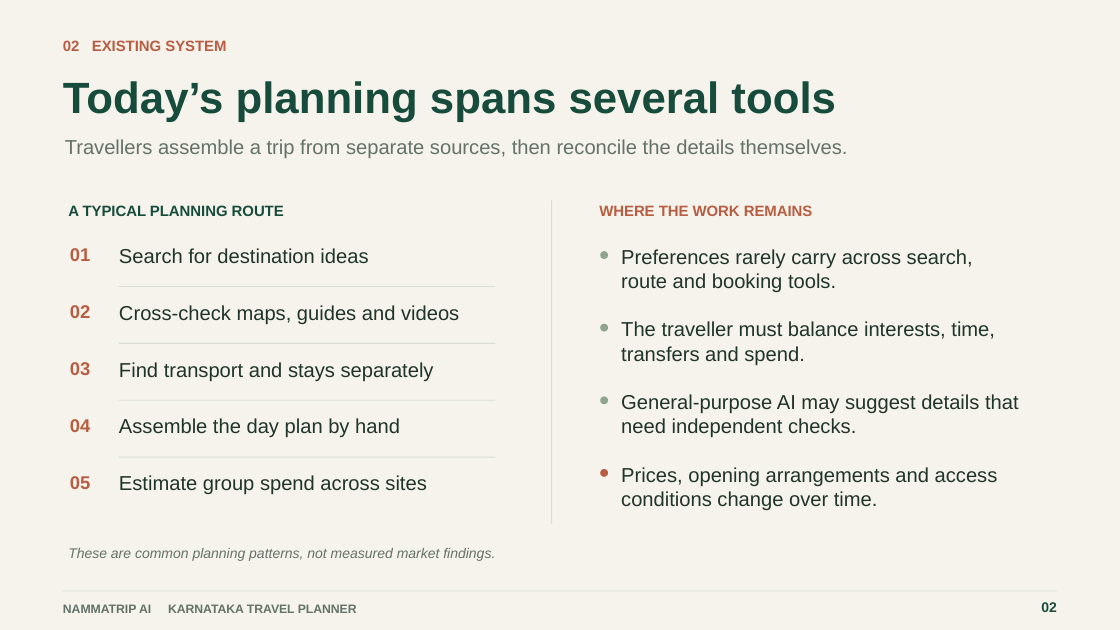
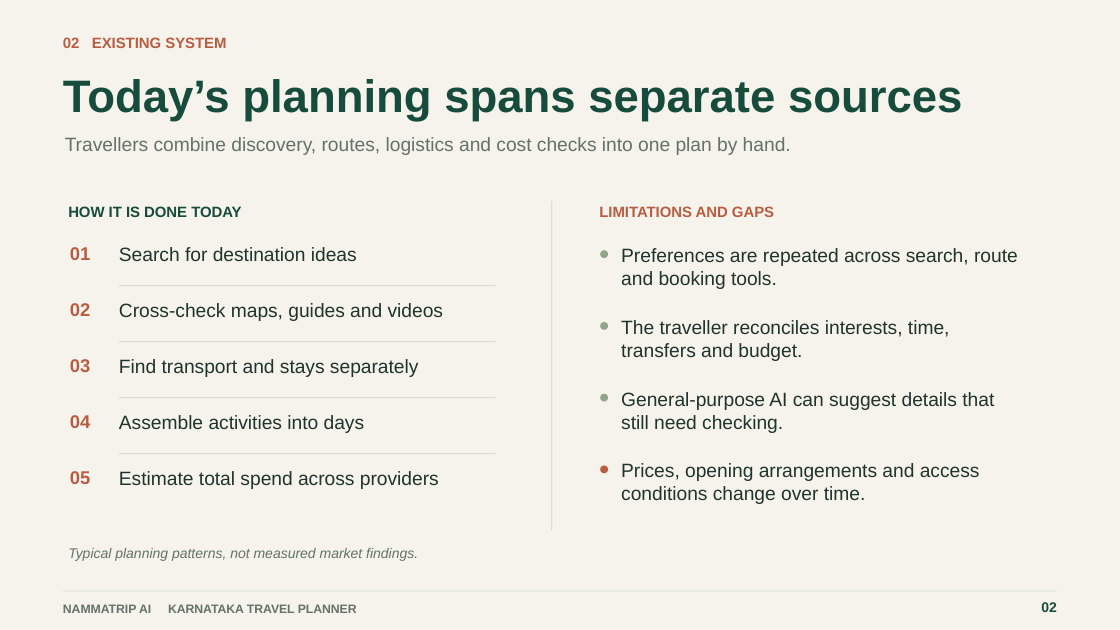
Before and after one commit to gireeshpatgar17/NammaTrip-AI, a slide deck: slide 3 of output/NammaTrip-AI-Hackathon-Presentation.pptx (slide 2 before the commit). Drawn at 1120x630 pixels with LibreOffice and Linux fonts; fonts in the diff are those of the drawing. Boxes give left, top, right and bottom in pixels: in the first picture for what was removed or moved away, otherwise in the second. Text is boxed around its words. In the diff, an @@ line names an element or a change of style, - is before the commit and + after.

Commit message:
Align presentation with organizer requirements

```diff
--- a/output/NammaTrip-AI-Hackathon-Presentation.pptx
+++ b/output/NammaTrip-AI-Hackathon-Presentation.pptx
@@ text at (x1=63, y1=79, x2=962, y2=122): text changed; size 37.5 to 39 pt @@
-Today’s planning spans several tools
+Today’s planning spans separate sources
@@ text at (x1=65, y1=137, x2=791, y2=155): text changed; size 17.2 to 16.5 pt @@
-Travellers assemble a trip from separate sources, then reconcile the details themselves.
+Travellers combine discovery, routes, logistics and cost checks into one plan by hand.
@@ text at (x1=68, y1=206, x2=241, y2=217): text changed @@
-A TYPICAL PLANNING ROUTE
+HOW IT IS DONE TODAY
@@ text at (x1=599, y1=206, x2=774, y2=217): text changed @@
-WHERE THE WORK REMAINS
+LIMITATIONS AND GAPS
@@ text at (x1=621, y1=248, x2=1018, y2=289): text changed; size 17.2 to 16.5 pt @@
-Preferences rarely carry across search, route and booking tools.
+Preferences are repeated across search, route and booking tools.
@@ text at (x1=621, y1=320, x2=950, y2=361): text changed; size 17.2 to 16.5 pt @@
-The traveller must balance interests, time, transfers and spend.
+The traveller reconciles interests, time, transfers and budget.
@@ text at (x1=119, y1=415, x2=365, y2=433): text changed; size 17.2 to 16.5 pt @@
-Assemble the day plan by hand
+Assemble activities into days
@@ text at (x1=621, y1=392, x2=994, y2=433): text changed; size 17.2 to 16.5 pt @@
-General-purpose AI may suggest details that need independent checks.
+General-purpose AI can suggest details that still need checking.
@@ text at (x1=119, y1=471, x2=439, y2=489): text changed; size 17.2 to 16.5 pt @@
-Estimate group spend across sites
+Estimate total spend across providers
@@ 2 texts, 1 ellipse moved together from (x1=70, y1=419, x2=608, y2=489) to (x1=70, y1=415, x2=608, y2=484) @@
@@ size 17.2 to 16.5 pt in 4 elements at (x1=119, y1=247, x2=357, y2=261), (x1=119, y1=303, x2=443, y2=321), (x1=119, y1=359, x2=419, y2=377), (x1=621, y1=463, x2=980, y2=504) @@
@@ text at (x1=68, y1=548, x2=418, y2=561): text changed @@
-These are common planning patterns, not measured market findings.
+Typical planning patterns, not measured market findings.
```
Also in this commit, not shown: 4 other slides changed, 2 slides added, 1 slide removed, 3 other files.
